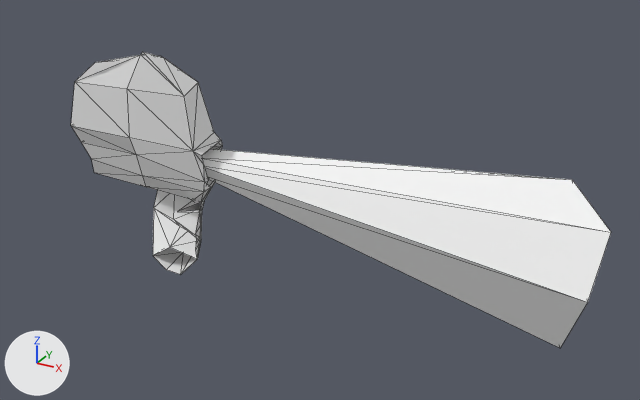
What one commit did to the glTF model public/assets/skull.glb.
Before and after are seen from a 50 mm lens placed at (28.1, -31.7, 21.5), pointed at (8.8, 3.5, 3.9). The axes (+X, +Y, +Z) are drawn at lower left. The lights are the same throughout. Mesh edges are drawn as thin lines. Where no turn or scale is listed for an object, it has been applied to the vertices. Vertices at the same position are counted once.

The older version as bpy lines, for what is in view:
```python
me_cube = bpy.data.meshes.new('Cube')
me_cube.from_pydata(...)  # 66 vertices, 119 faces; spans x -3.85..4.74, y 0.0..4.21, z 1.81..11.24
me_cube_001 = bpy.data.meshes.new('Cube.001')
me_cube_001.from_pydata(...)  # 25 vertices, 41 faces; spans x 0.48..4.09, y -0.09..2.51, z -0.9..3.02
me_cube_002 = bpy.data.meshes.new('Cube.002')
me_cube_002.from_pydata(...)  # 12 vertices, 20 faces; spans x 2.6..22.5, y 0.8..12.6, z -1.9..6.1
me_cube_002.materials.append(mat_defaultmaterial)
ob_cube = bpy.data.objects.new('Cube', me_cube)
ob_cube.location = (0.0, 0.0, 0.0)
ob_cube_001 = bpy.data.objects.new('Cube.001', me_cube_001)
ob_cube_001.location = (-0.33, 0.0, 0.73)
ob_cube_002 = bpy.data.objects.new('Cube.002', me_cube_002)
ob_cube_002.location = (0.0, 0.0, 0.0)
```
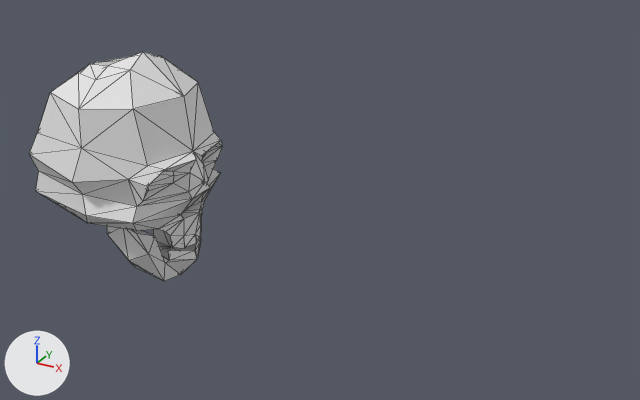
The change, as a diff of the scene's bpy script:
```diff
--- a/public/assets/skull.glb.py
+++ b/public/assets/skull.glb.py
@@ me_cube @@
 # used by ob_cube; location = (0.0, 0.0, 0.0)
-me_cube.from_pydata(...)  # 66 vertices, 119 faces; spans x -3.85..4.74, y 0.0..4.21, z 1.81..11.24
+me_cube.from_pydata(...)  # 122 vertices, 238 faces; spans x -3.85..4.74, y -4.21..4.21, z 1.81..11.24
+# me_cube part 1
+# 6 faces are deleted
+# 56 vertices are added at x -3.63..4.18, y -4.21..-0.02, z 1.81..10.7
+# 125 new faces join them
@@ me_cube_001 @@
 # used by ob_cube_001; location = (-0.33, 0.0, 0.73)
-me_cube_001.from_pydata(...)  # 25 vertices, 41 faces; spans x 0.48..4.09, y -0.09..2.51, z -0.9..3.02
+me_cube_001.from_pydata(...)  # 45 vertices, 82 faces; spans x 0.43..4.09, y -2.61..2.51, z -0.9..3.02
+# me_cube_001 part 2
+# 2 faces are deleted
+# 20 vertices are added at x 0.43..3.99, y -2.61..-0.13, z -0.6..2.94
+# 43 new faces join them
@@ ob_cube_002 @@
-ob_cube_002 = bpy.data.objects.new('Cube.002', me_cube_002)
-ob_cube_002.location = (0.0, 0.0, 0.0)
```

Where the change shows, as pixel boxes [x1, y1, x2, y2] in the pictures (640 x 400 px):
'Cube.002', deleted: before [203, 149, 611, 348]
'Cube', reshaped (28% wider): before [71, 52, 222, 242]; after [29, 52, 222, 248]
'Cube.001', reshaped: before [153, 190, 202, 275]; after [107, 213, 202, 281]
part 1 of me_cube, built on: before [200, 202, 204, 219]; after [29, 52, 210, 248]
part 2 of me_cube_001, built on: before [196, 240, 200, 258]; after [107, 226, 200, 281]
